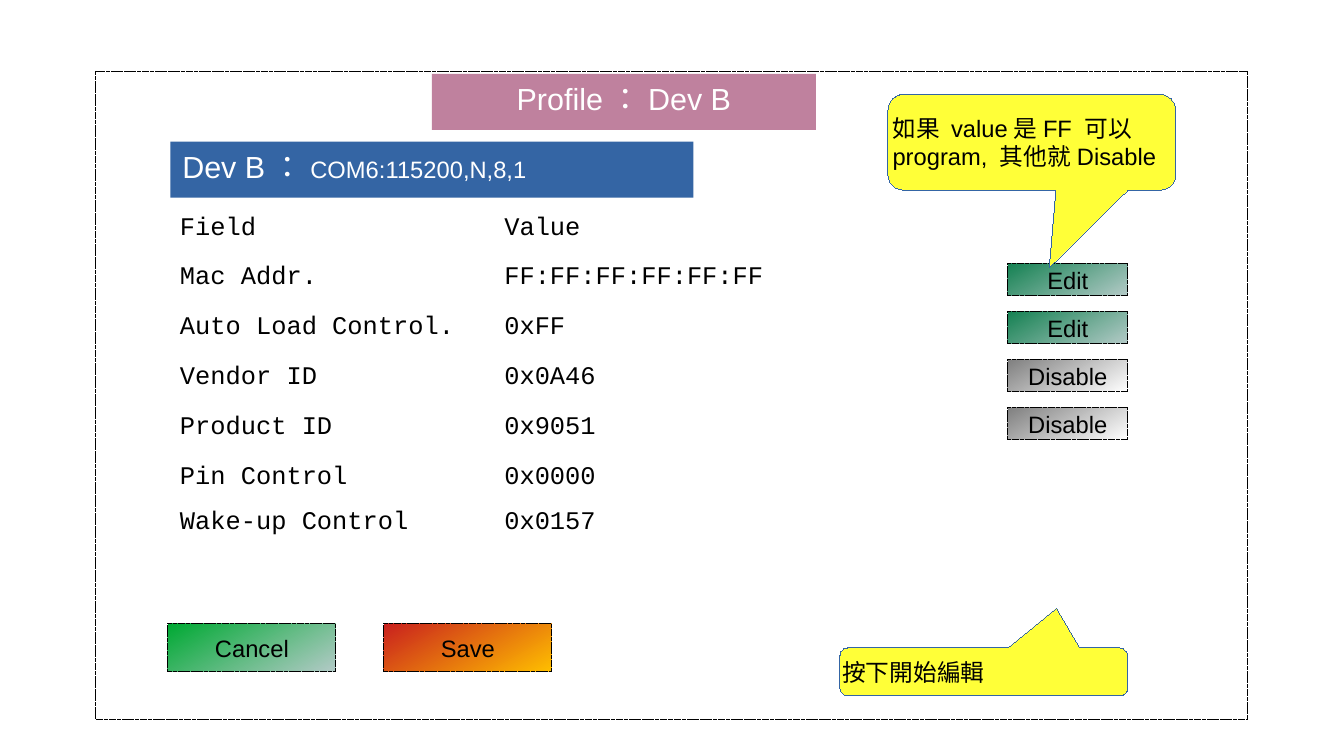
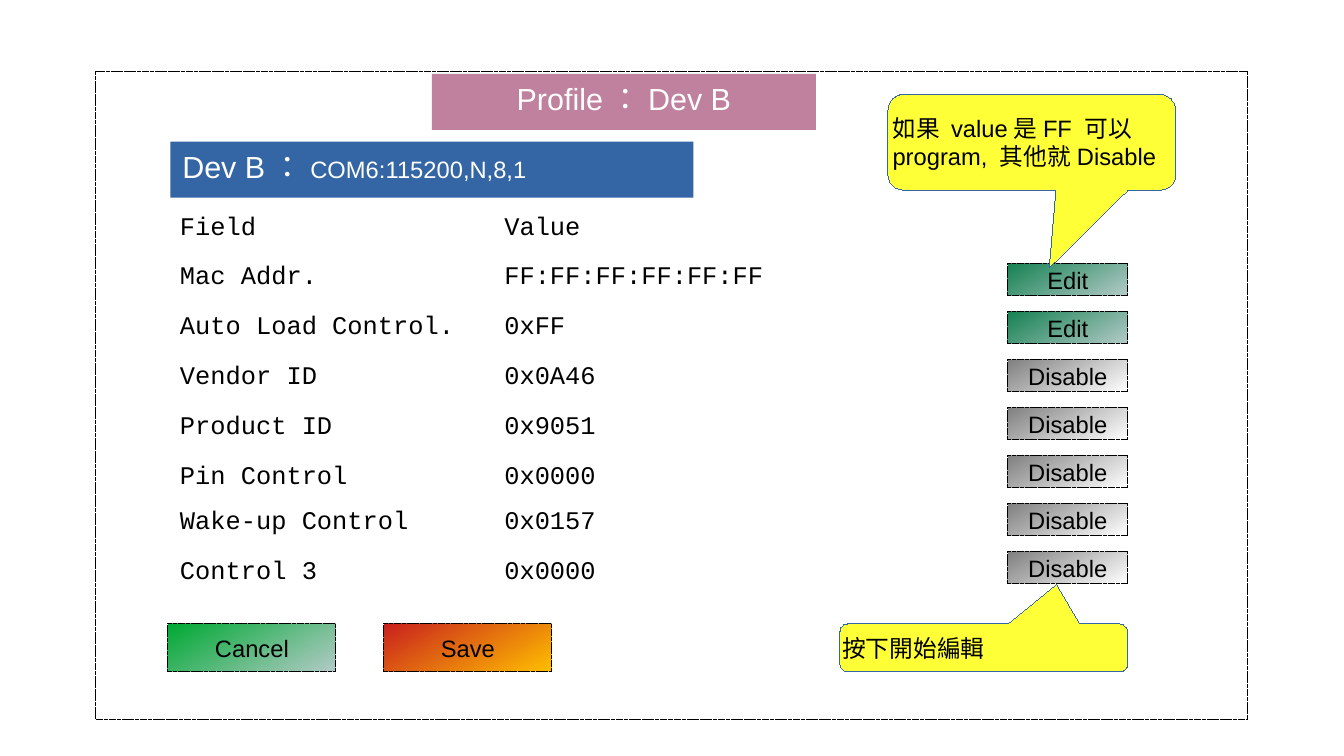
Before and after one commit to tomjpsun/obsidianVaults, a slide deck: slide 3 of DM9051A OTP 燒錄專案/8051A OTP GUI.odp. Drawn at 1344x756 pixels with LibreOffice and Linux fonts; fonts in the diff are those of the drawing. Boxes give left, top, right and bottom in pixels: in the first picture for what was removed or moved away, otherwise in the second. Text is boxed around its words. In the diff, an @@ line names an element or a change of style, - is before the commit and + after.

Commit message:
vault backup: 2023-12-15 14:23:30
Affected files:
DM9051A OTP 燒錄專案/.~lock.8051A OTP GUI.odp#
DM9051A OTP 燒錄專案/8051A OTP GUI.odp

```diff
--- a/DM9051A OTP 燒錄專案/8051A OTP GUI.odp
+++ b/DM9051A OTP 燒錄專案/8051A OTP GUI.odp
@@ table at [168,204,1153,601] @@
+row 8: Control 3 | 0x0000 | 
@@ rectangle added at [1009,456,1128,488], fill gradient #808080 to #FFFFFF, outline #000000 0 pt dashed, 14 pt, text #000000 @@
+Disable
@@ rectangle added at [1009,504,1128,535], fill gradient #808080 to #FFFFFF, outline #000000 0 pt dashed, 14 pt, text #000000 @@
+Disable
@@ rectangle added at [1009,552,1128,584], fill gradient #808080 to #FFFFFF, outline #000000 0 pt dashed, 14 pt, text #000000 @@
+Disable
@@ rounded speech box "按下開始編輯": place and size @@
-rounded speech box "按下開始編輯" at [840,648,1128,695]
+rounded speech box "按下開始編輯" at [840,624,1128,672]
```
Also in this commit, not shown: 1 other file.
